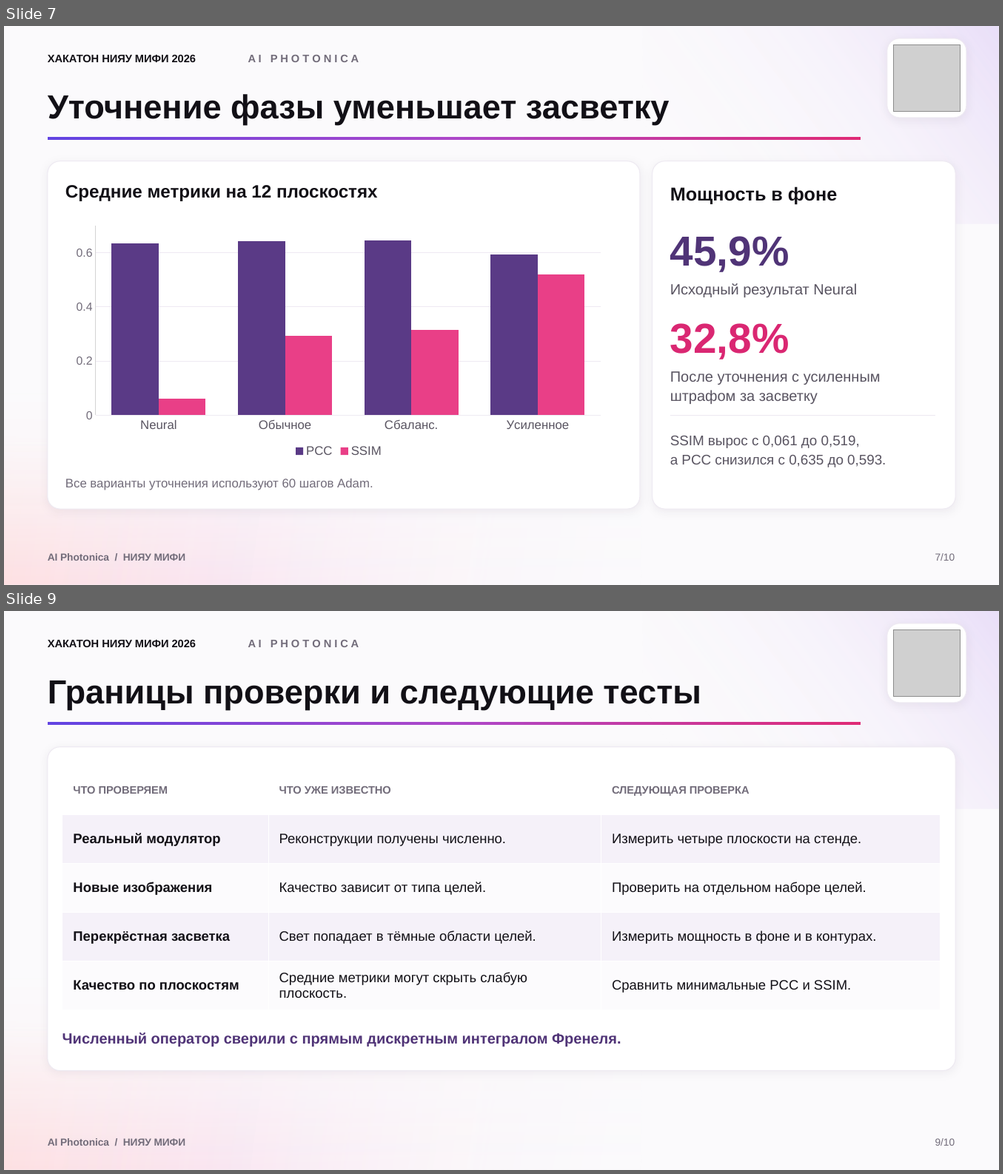
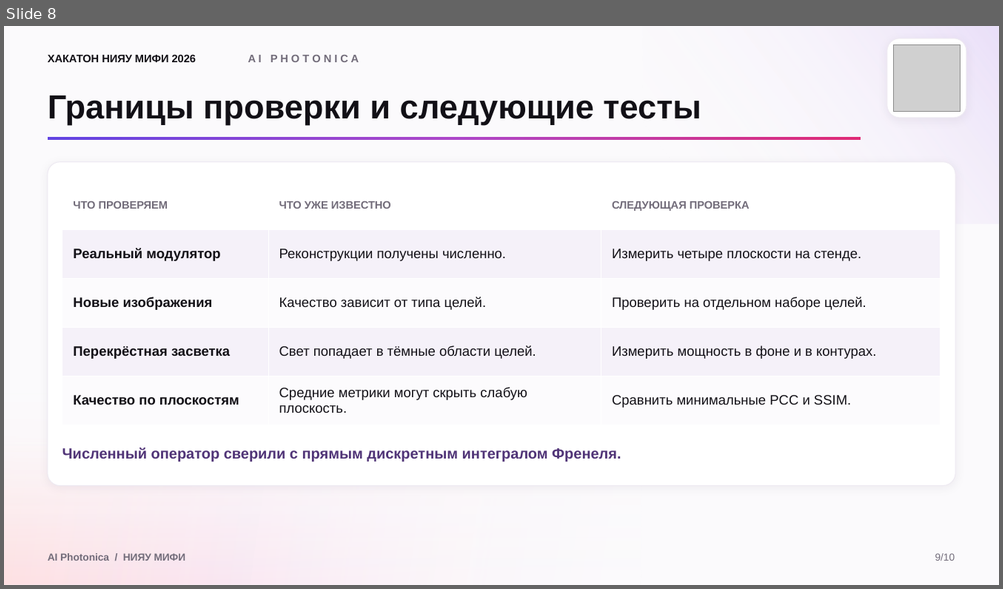
Before and after one commit to listeik/ai-fotonica, a slide deck: AI Photonica - Хакатон МИФИ 2026_бегущие521.pptx. Shown one above the other, each under a label of ours: slides 7 and 9 before the commit, slide 8 after it; the slides between them are not shown. The pictures are 1003x1174 and 1003x589 pixels, drawn with LibreOffice and Linux fonts; fonts in the diff are those of the drawing; grey boxes stand for pictures. Boxes give left, top, right and bottom in pixels: in the first picture for what was removed or moved away, otherwise in the second. Text is boxed around its words. In the diff, an @@ line names an element or a change of style, - is before the commit and + after.

```diff
--- a/AI Photonica - Хакатон МИФИ 2026_бегущие521.pptx
+++ b/AI Photonica - Хакатон МИФИ 2026_бегущие521.pptx
@@ slide 7 removed at (4,26,999,585), background #FBFAFC @@
@@ rectangle removed at (643,26,999,224) @@
@@ rounded rectangle removed at (887,39,966,118) @@
@@ picture removed at (893,44,961,112) @@
@@ text removed at (48,54,196,62) @@
-ХАКАТОН НИЯУ МИФИ 2026
@@ text removed at (248,54,359,65) @@
-A I P H O T O N I C A
@@ text removed at (48,94,669,125) @@
-Уточнение фазы уменьшает засветку
@@ rectangle removed at (47,137,860,140) @@
@@ rounded rectangle removed at (47,161,640,509) @@
@@ rounded rectangle removed at (652,161,956,509) @@
@@ text removed at (65,185,378,201) @@
-Средние метрики на 12 плоскостях
@@ text removed at (670,187,836,205) @@
-Мощность в фоне
@@ column chart removed at (65,221,612,461) @@
-categories: Neural, Обычное, Сбаланс., Усиленное
-PCC: 0.64, 0.64, 0.65, 0.59
-SSIM: 0.06, 0.29, 0.32, 0.52
@@ text removed at (670,236,789,272) @@
-45,9%
@@ text removed at (670,284,856,298) @@
-Исходный результат Neural
@@ text removed at (670,323,789,360) @@
-32,8%
@@ text removed at (670,372,880,385) @@
-После уточнения с усиленным
@@ rectangle removed at (4,403,641,585) @@
@@ rectangle removed at (4,395,641,585) @@
@@ text removed at (670,390,817,404) @@
-штрафом за засветку
@@ rectangle removed at (670,415,935,416) @@
@@ text removed at (670,436,859,449) @@
-SSIM вырос с 0,061 до 0,519,
@@ text removed at (670,455,885,468) @@
-а PCC снизился с 0,635 до 0,593.
@@ text removed at (65,479,373,491) @@
-Все варианты уточнения используют 60 шагов Adam.
@@ text removed at (48,554,186,561) @@
-AI Photonica / НИЯУ МИФИ
@@ text removed at (935,554,955,561) @@
-7/10
@@ what was slide 9 is now slide 8 @@
```
Also in this commit, not shown: 7 slides changed.
